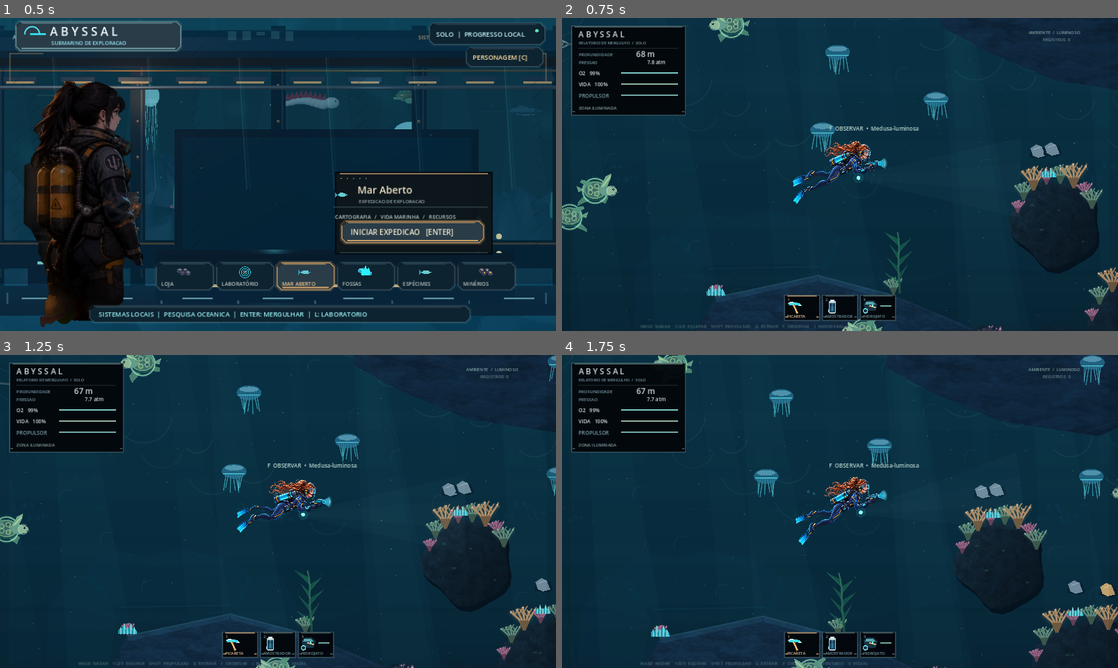
Above: before the commit, frames 1-4 (two rows, left to right).
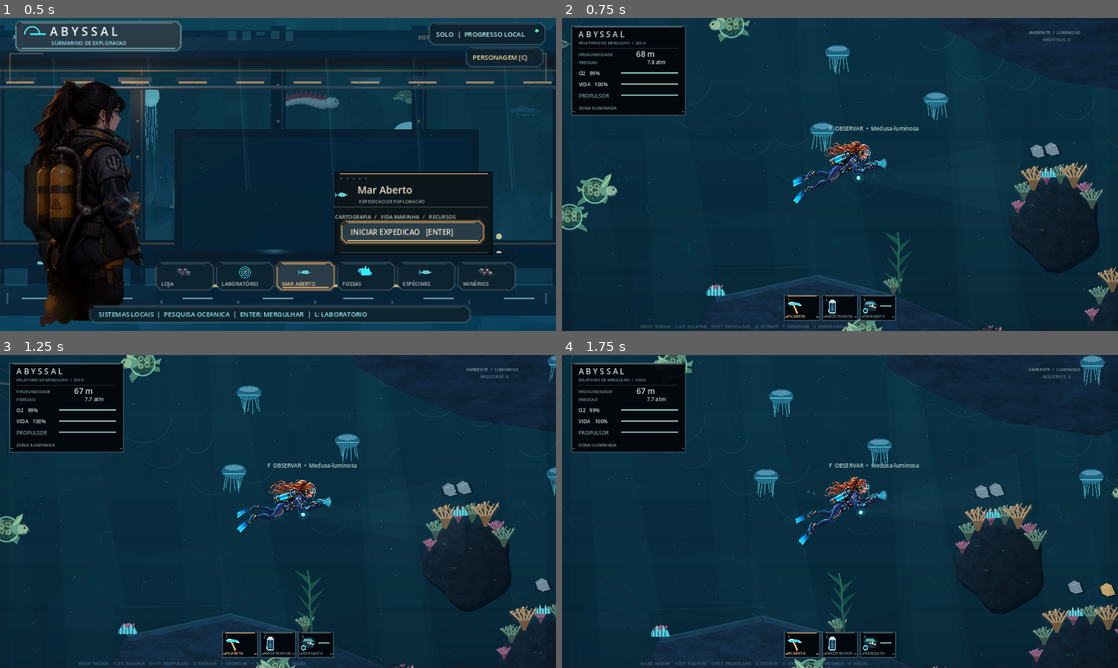
Above: after the commit, the same moments.

Repository: Esaneto/Abyssal-Godot
Game: Godot game, scene res://scenes/main.tscn
Two runs of this game, one before a commit and one after it. Both use one fixed random seed, a clock stepped at 60 frames per second and the inputs below.
Inputs (mouse positions are in pixels of both pictures, inside the frame that each line leads up to):
- Up to frame 1 (0.5 s): no input
- Up to frame 2 (0.75 s): tap Enter at 0.5 s; move the mouse to (962, 158) at 0.52 s; hold D (move_right) from 0.53 s (still down); hold Shift (boost) from 0.53 s (still down); click (962, 158) at 0.67 s
- Up to frame 3 (1.25 s): keep holding D (move_right); keep holding Shift (boost); tap Space at 0.77, 1.07 s
- Up to frame 4 (1.75 s): release D (move_right) at 1.25 s; release Shift (boost) at 1.25 s; drag from (728, 527) to (812, 574) at 1.27 s

Frame 1 is identical in both runs. In frame 2, 0.3% of the frame differs, in the area x 0-57%, y 0-100%; in frame 3, 0.2%; in frame 4, less than 0.1%.

Commit message:
Add original biological skin maps to moving ray fins and turtle shell

Diff:
--- a/scripts/marine_ecology.gd
+++ b/scripts/marine_ecology.gd
@@ -3,6 +3,9 @@
 ## Distinct silhouettes, no shooter mechanics. Depths in approximate GAME meters.
 ## A creature's illustrated longest dimension is never < 40% of the diver length.
 
+const MANTA_SKIN = preload("res://assets/art/fauna/manta_biological_skin.webp")
+const EAGLE_SKIN = preload("res://assets/art/fauna/eagle_biological_skin.webp")
+const TURTLE_SKIN = preload("res://assets/art/fauna/turtle_carpax_skin.webp")
 const DIVER_LENGTH_PX := 104.0
 const MIN_LENGTH_PX := DIVER_LENGTH_PX * 0.4
 
@@ -159,13 +162,14 @@
 				Vector2(-31,12),Vector2(-35,5)
 			]),6)
 			canvas.draw_colored_polygon(body,Color("#172c3a"))
+			_skin_on_living_mesh(canvas,body,MANTA_SKIN,Rect2(-70,-58,133,115))
 			var mantle := _smooth_outline(PackedVector2Array([
 				Vector2(-39,-1),Vector2(-18,-10),Vector2(1,-22-flap*0.35),
 				Vector2(24,-16),Vector2(44,-5),Vector2(45,5),
 				Vector2(24,14),Vector2(1,23+flap*0.35),
 				Vector2(-19,11)
 			]),5)
-			canvas.draw_colored_polygon(mantle,Color("#385563").lerp(Color("#607c87"),light*0.34))
+			canvas.draw_colored_polygon(mantle,Color(0.15,0.26,0.32,0.14+light*0.07))
 			var tipshade := _smooth_outline(PackedVector2Array([
 				Vector2(-26,-9),Vector2(-16,-31-flap),Vector2(2,-38-flap*0.7),
 				Vector2(12,-25),Vector2(6,-17),Vector2(-7,-13)
@@ -204,12 +208,13 @@
 				Vector2(-17,22+flap),Vector2(-27,9)
 			]),6)
 			canvas.draw_colored_polygon(outline,Color("#172d3a"))
+			_skin_on_living_mesh(canvas,outline,EAGLE_SKIN,Rect2(-65,-53,129,106))
 			var upper := _smooth_outline(PackedVector2Array([
 				Vector2(-35,-1),Vector2(-15,-11),Vector2(3,-28-flap*0.7),
 				Vector2(25,-16),Vector2(45,0),Vector2(25,13),
 				Vector2(3,28+flap*0.7),Vector2(-15,12)
 			]),6)
-			canvas.draw_colored_polygon(upper,Color("#315867").lerp(Color("#547d82"),light*0.27))
+			canvas.draw_colored_polygon(upper,Color(0.16,0.33,0.36,0.12+light*0.06))
 			canvas.draw_polyline(outline,Color(0.50,0.75,0.76,0.65),1.3,true)
 			_line(canvas,Vector2(-38,0),Vector2(-117,sin(time_s*0.97)*10.0),Color("#405e6c"),1.7)
 			for k in range(29):
@@ -237,7 +242,9 @@
 			_oval(canvas,Vector2(-4,0),Vector2(29,23),Color("#1c5458"))
 			_oval(canvas,Vector2(-4,-2),Vector2(26,20),Color("#70aa85"))
 			_oval(canvas,Vector2(-4,-2),Vector2(23,17),Color("#437879"))
-			# Five hexagonal shell plates with contrasting thin golden seams.
+			# Natural scute pigment follows shell as flippers animate.
+			canvas.draw_texture_rect(TURTLE_SKIN,Rect2(-31,-24,54,43),false,Color(1,1,1,0.84))
+			# Five animated shell seams remain independent of the skin.
 			for k in range(5):
 				var theta := TAU*float(k)/5.0
 				var x := -4.0+cos(theta)*13.0
@@ -379,3 +386,16 @@
 				(p0*2.0-p1*5.0+p2*4.0-p3)*t2+
 				(-p0+p1*3.0-p2*3.0+p3)*t3))
 	return result
+
+## Biological pigment is sampled onto a deformed mesh, never just a static sticker.
+static func _skin_on_living_mesh(c: CanvasItem, contour: PackedVector2Array,
+		tissue: Texture2D, atlas: Rect2) -> void:
+	var coords := PackedVector2Array()
+	var tint := PackedColorArray()
+	for point in contour:
+		coords.append(Vector2(
+			clampf((point.x-atlas.position.x)/atlas.size.x,0.0,1.0),
+			clampf((point.y-atlas.position.y)/atlas.size.y,0.0,1.0)
+		))
+		tint.append(Color.WHITE)
+	c.draw_polygon(contour,tint,coords,tissue)
Binary file added: assets/art/fauna/eagle_biological_skin.webp
Binary file added: assets/art/fauna/manta_biological_skin.webp
Binary file added: assets/art/fauna/turtle_carpax_skin.webp
